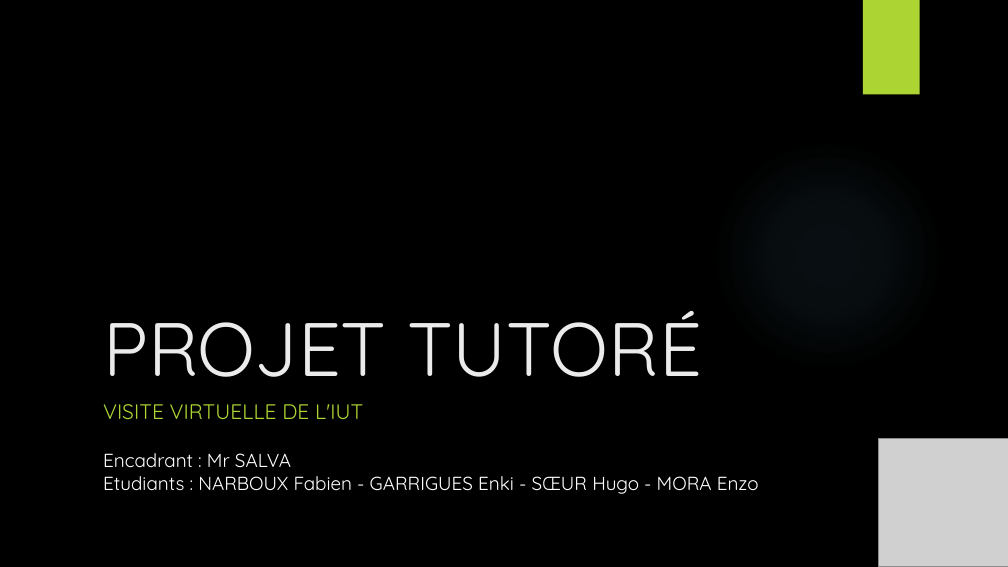
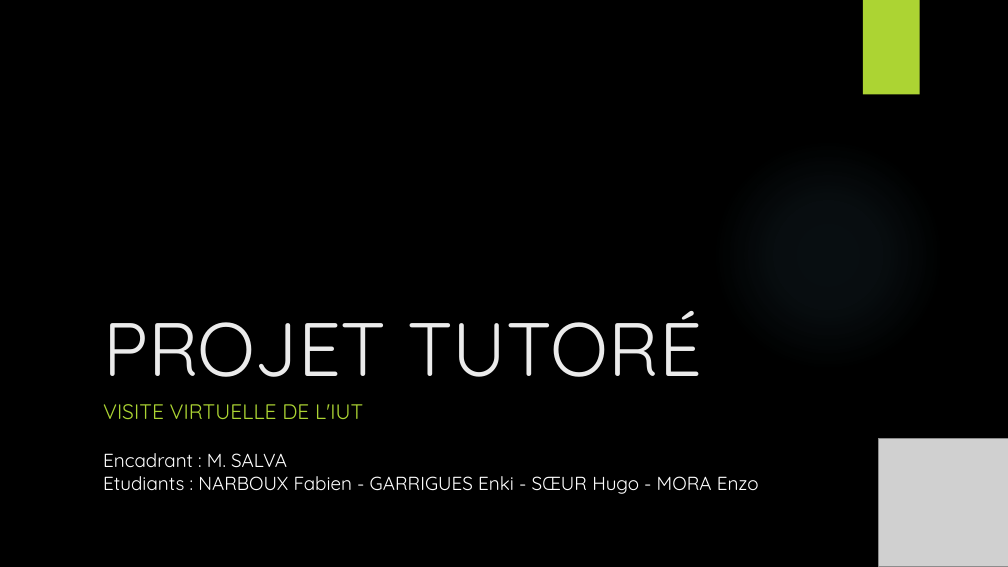
Before and after one commit to FabienNbx/VRvisit, a slide deck: slide 1 of Documents/DiapoPtut.pptx. Drawn at 1008x567 pixels with LibreOffice and Linux fonts; fonts in the diff are those of the drawing; grey boxes stand for pictures; background and template pictures are left out. Boxes give left, top, right and bottom in pixels: in the first picture for what was removed or moved away, otherwise in the second. Text is boxed around its words. In the diff, an @@ line names an element or a change of style, - is before the commit and + after.

```diff
--- a/Documents/DiapoPtut.pptx
+++ b/Documents/DiapoPtut.pptx
@@ text at [103,453,287,468]: text changed @@
-Encadrant : Mr SALVA
+Encadrant : M. SALVA
```
Also in this commit, not shown: 5 other files.
